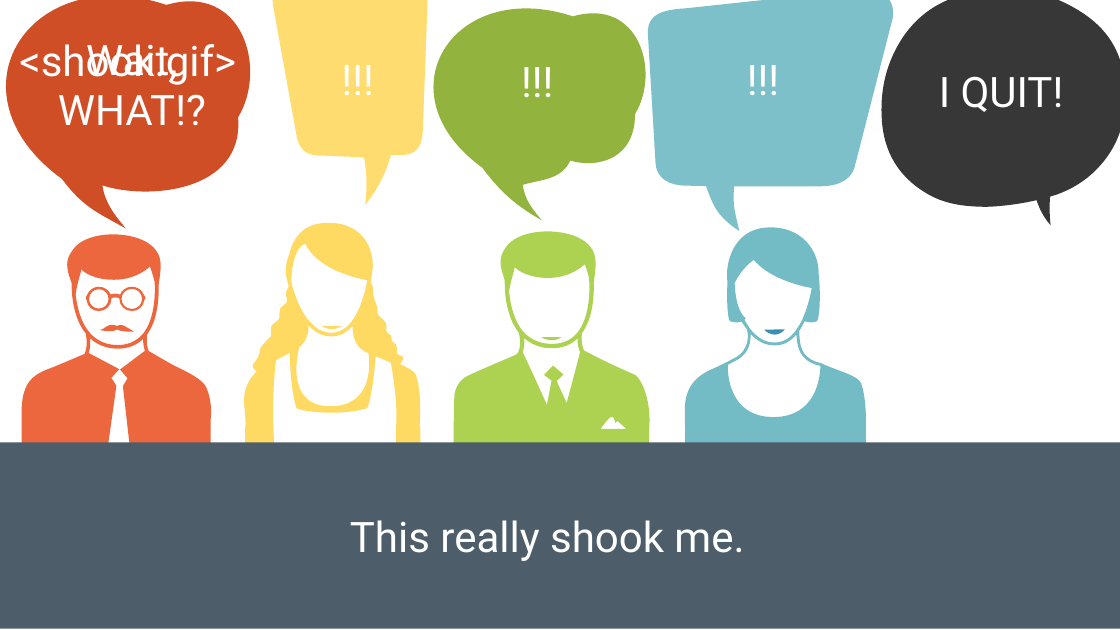
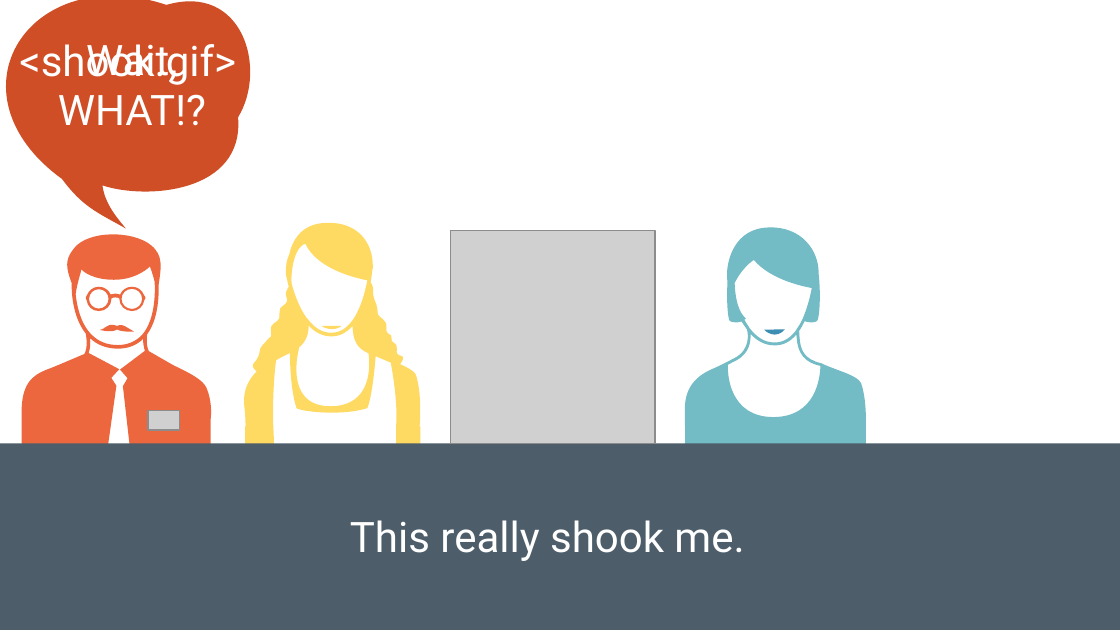
Before and after one commit to spetryjohnson/Talk---Hiring--Firing--and-Inspiring, a slide deck: slide 10 of Hiring, Firing, and Inspiring.pptx (slide 8 before the commit). Drawn at 1120x630 pixels with LibreOffice and Linux fonts; fonts in the diff are those of the drawing; grey boxes stand for pictures. Boxes give left, top, right and bottom in pixels: in the first picture for what was removed or moved away, otherwise in the second. Text is boxed around its words. In the diff, an @@ line names an element or a change of style, - is before the commit and + after.

```diff
--- a/Hiring, Firing, and Inspiring.pptx
+++ b/Hiring, Firing, and Inspiring.pptx
@@ freeform shape removed at [272,0,427,205] @@
@@ freeform shape removed at [433,9,645,221] @@
@@ freeform shape removed at [647,0,893,231] @@
@@ freeform shape removed at [881,0,1120,225] @@
@@ text removed at [284,58,430,111] @@
-!!!
@@ text removed at [455,50,619,113] @@
-!!!
@@ text removed at [691,58,836,111] @@
-!!!
@@ text removed at [939,76,1064,112] @@
-I QUIT!
@@ picture added at [450,230,655,442] @@
@@ freeform shape removed at [454,227,652,467] @@
@@ freeform shape removed at [542,337,562,340] @@
@@ picture added at [148,411,179,431] @@
```
Also in this commit, not shown: 12 other slides changed, 5 slides added, 1 slide removed.
